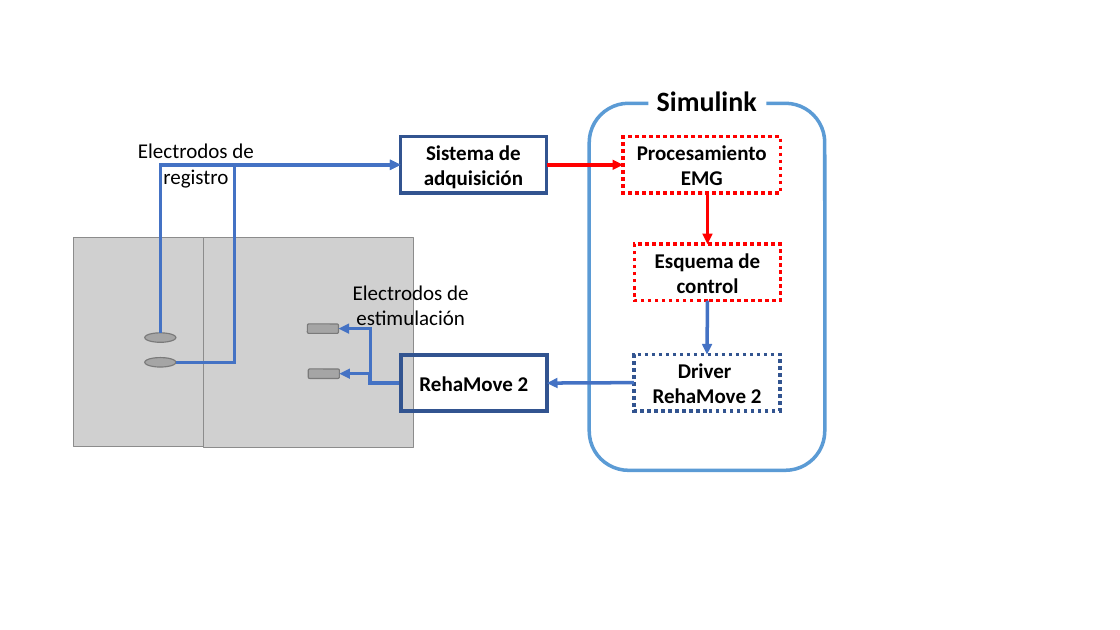
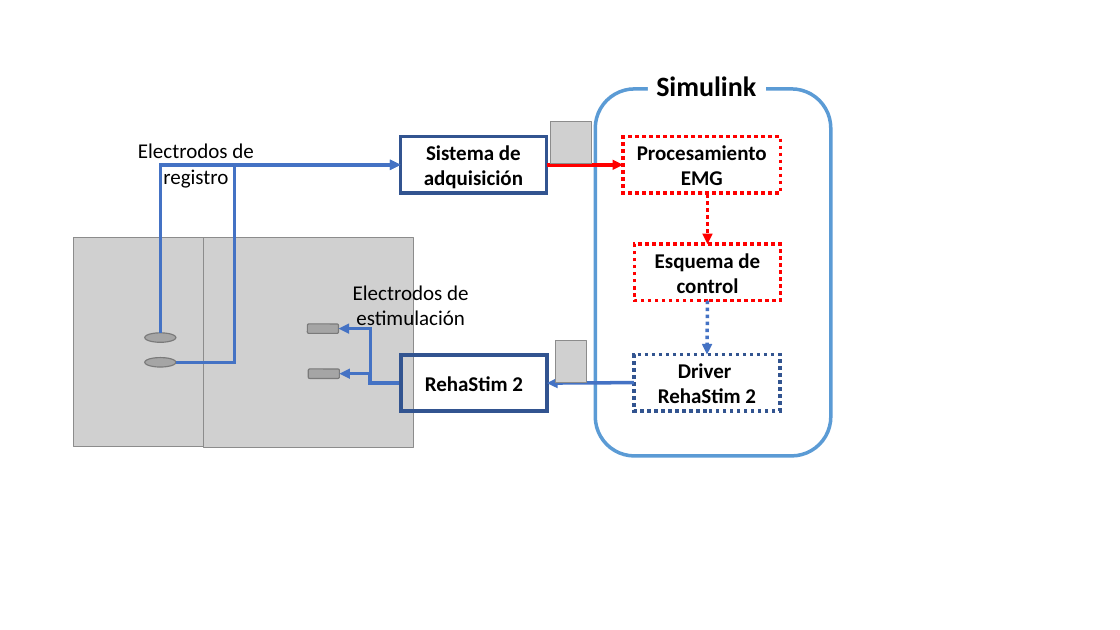
Before and after one commit to EnriqueMC557/Reporte_LIB, a slide deck: slide 2 of Sistema propuesto.pptx. Drawn at 1120x630 pixels with LibreOffice and Linux fonts; fonts in the diff are those of the drawing; grey boxes stand for pictures. Boxes give left, top, right and bottom in pixels: in the first picture for what was removed or moved away, otherwise in the second. Text is boxed around its words. In the diff, an @@ line names an element or a change of style, - is before the commit and + after.

```diff
--- a/Sistema propuesto.pptx
+++ b/Sistema propuesto.pptx
@@ rounded rectangle: place and size @@
-rounded rectangle at box(589, 103, 824, 471)
+rounded rectangle at box(596, 89, 831, 456)
@@ text "Simulink": place and size @@
-text "Simulink" at box(657, 91, 757, 112)
+text "Simulink" at box(656, 76, 756, 97)
@@ picture added at box(550, 122, 592, 163) @@
@@ elbow arrow (707, 194) - (707, 245): stroke #FF0000 3 pt to #FF0000 3 pt dashed @@
@@ arrow (707, 301) - (707, 355): stroke #4472C4 3 pt to #4472C4 3 pt dashed @@
@@ picture added at box(556, 341, 587, 382) @@
@@ text in rectangle at box(425, 376, 523, 391): text changed @@
-RehaMove 2
+RehaStim 2
@@ text in rectangle at box(658, 388, 756, 410): text changed @@
-RehaMove 2
+RehaStim 2
```
Also in this commit, not shown: 15 other files.
